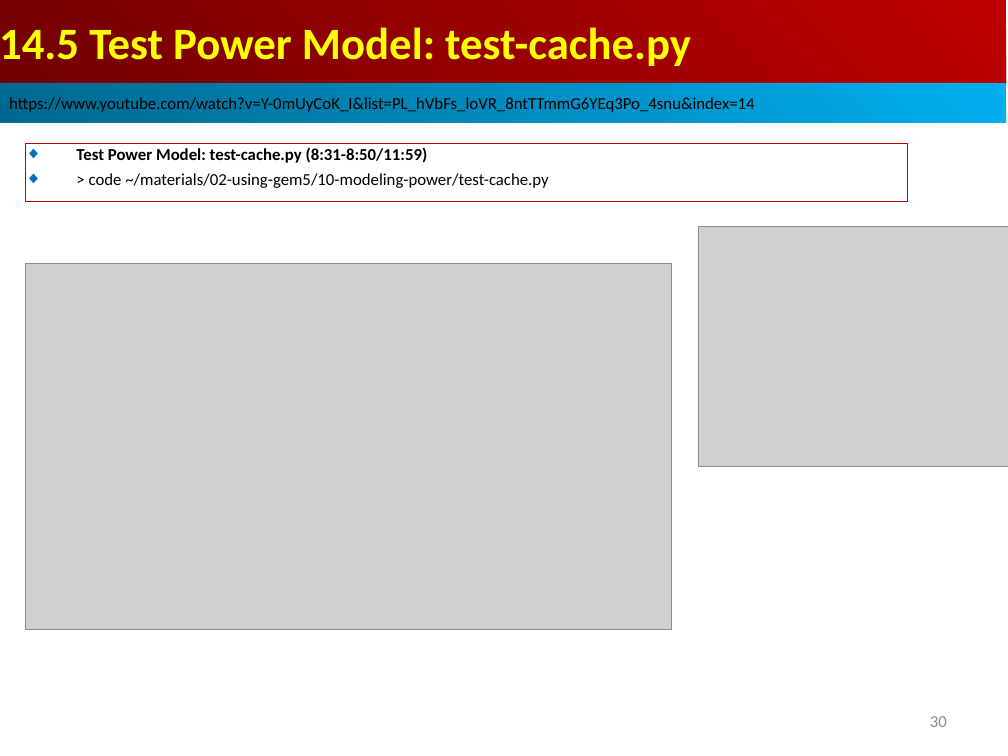
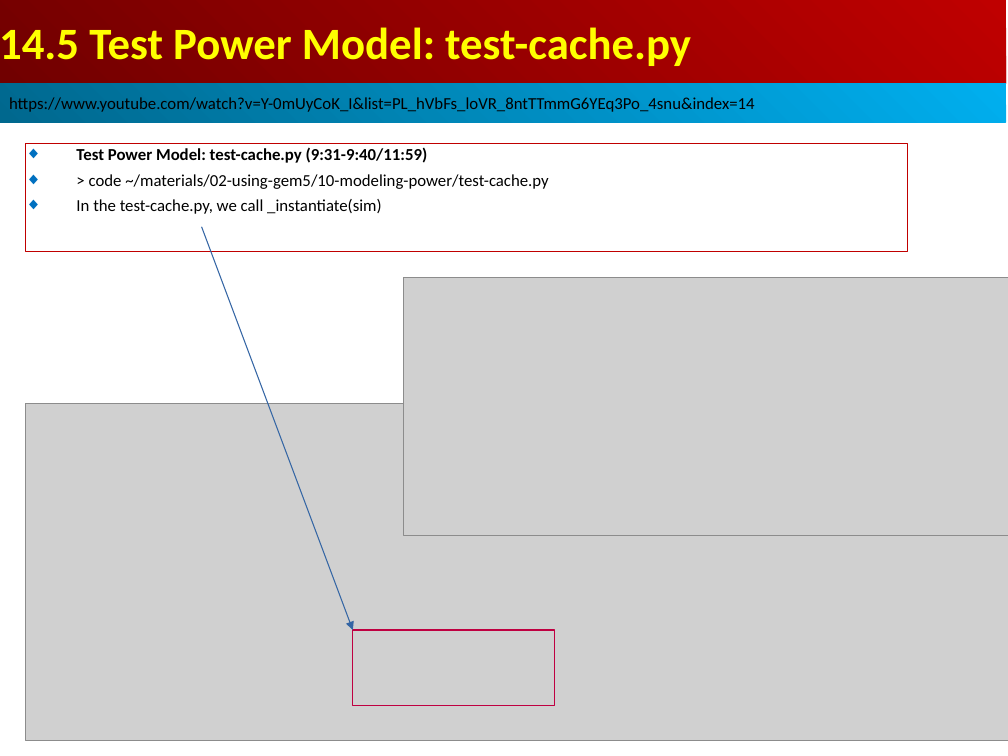
Before and after one commit to peterhchen/AIU_CS850_Gem5_McPAT, a slide deck: slide 30 of 050_Gem5/014.PwrMod/000_Video/014.PowerModel.ppt. Drawn at 1008x756 pixels with LibreOffice and Linux fonts; fonts in the diff are those of the drawing; grey boxes stand for pictures. Boxes give left, top, right and bottom in pixels: in the first picture for what was removed or moved away, otherwise in the second. Text is boxed around its words. In the diff, an @@ line names an element or a change of style, - is before the commit and + after.

```diff
--- a/050_Gem5/014.PwrMod/000_Video/014.PowerModel.ppt
+++ b/050_Gem5/014.PwrMod/000_Video/014.PowerModel.ppt
@@ rectangle "Test Power Model: test-cache.py (9:31-9:40/11:59)": place and size @@
-rectangle "Test Power Model: test-cache.py (9:31-9:40/11:59)" at [25,143,907,202]
+rectangle "Test Power Model: test-cache.py (9:31-9:40/11:59)" at [25,143,907,252]
@@ text in rectangle at [76,147,428,163]: text changed @@
-◆ Test Power Model: test-cache.py (8:31-8:50/11:59)
+◆ Test Power Model: test-cache.py (9:31-9:40/11:59)
@@ text in rectangle at [76,199,382,214]: paragraph added @@
+◆ In the test-cache.py, we call _instantiate(sim)
@@ arrow added from (202, 227) to (353, 630), #3465A4 0.74 pt @@
@@ picture: place and size @@
-picture at [699,227,1008,467]
+picture at [403,277,1008,535]
@@ picture: place and size @@
-picture at [25,263,671,630]
+picture at [25,403,1008,740]
@@ rectangle added at [353,630,554,706], outline #BF0041 0.74 pt @@
@@ page number removed at [930,716,947,727] @@
-30
```
Also in this commit, not shown: 2 other slides changed, 6 slides added.
